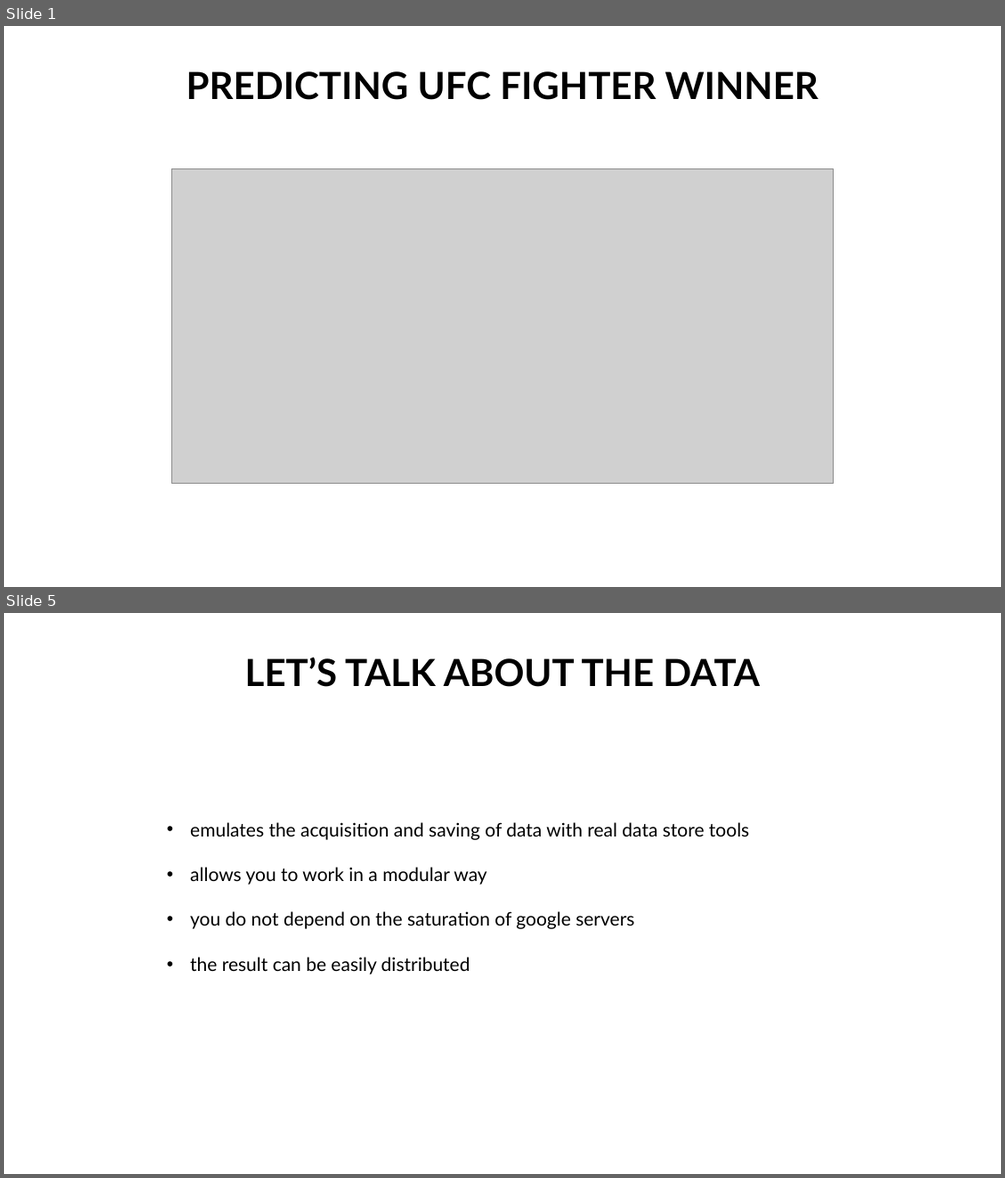
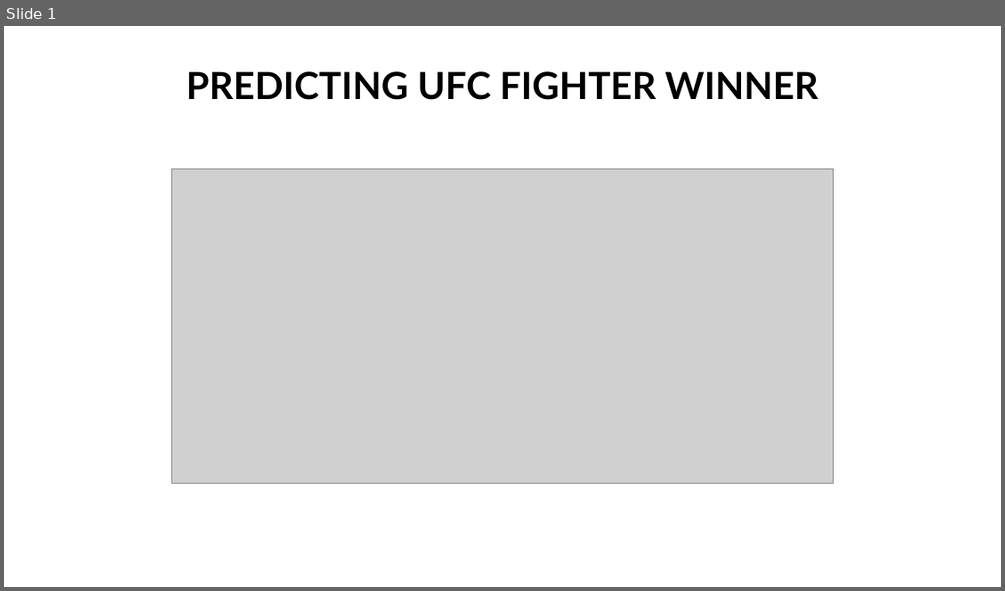
Before and after one commit to wilberquito/UFC-winner-predictor, a slide deck: presentation/presentation.pptx. Shown one above the other, each under a label of ours: slides 1 and 5 before the commit, slide 1 after it; the slides between them are not shown. The pictures are 1005x1178 and 1005x591 pixels, drawn with LibreOffice and Linux fonts; fonts in the diff are those of the drawing; grey boxes stand for pictures. Boxes give left, top, right and bottom in pixels: in the first picture for what was removed or moved away, otherwise in the second. Text is boxed around its words. In the diff, an @@ line names an element or a change of style, - is before the commit and + after.

```diff
--- a/presentation/presentation.pptx
+++ b/presentation/presentation.pptx
@@ slide 5 removed at <box>4,613,1001,1174</box>, background #FFFFFF @@
@@ title removed at <box>245,657,760,687</box> @@
-LET’S TALK ABOUT THE DATA
@@ text removed at <box>190,822,749,974</box> @@
-• emulates the acquisition and saving of data with real data store tools
-• allows you to work in a modular way
-• you do not depend on the saturation of google servers
-• the result can be easily distributed
```
Also in this commit, not shown: 2 slides changed, 3 slides added, 3 other slides removed.
